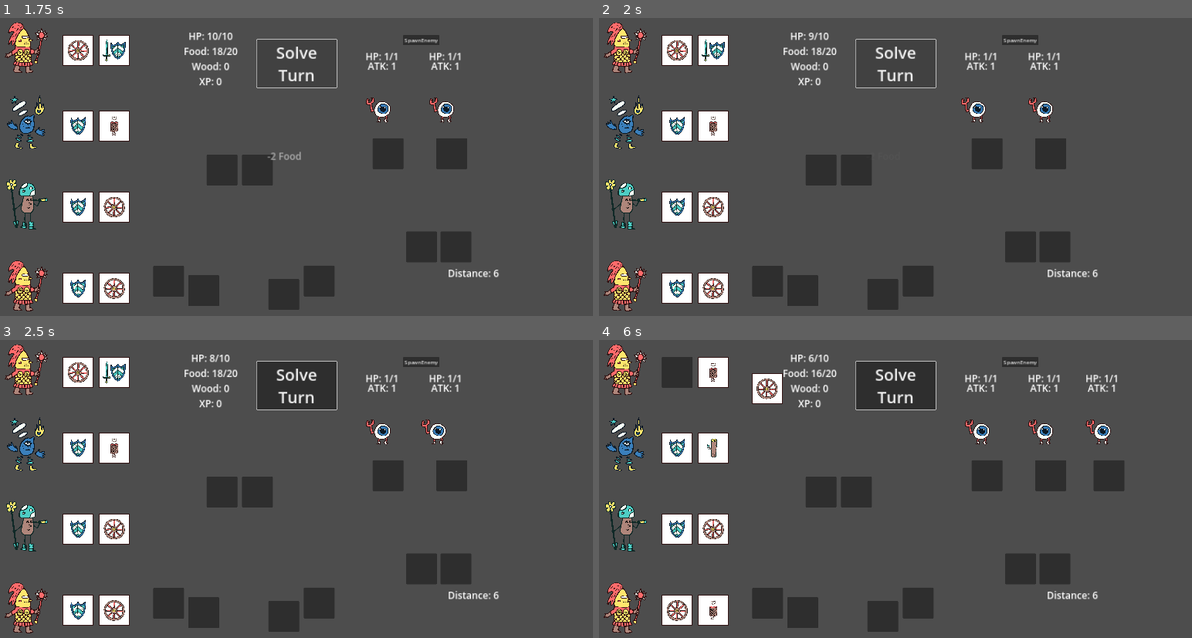
Above: before the commit, frames 1-4 (two rows, left to right).
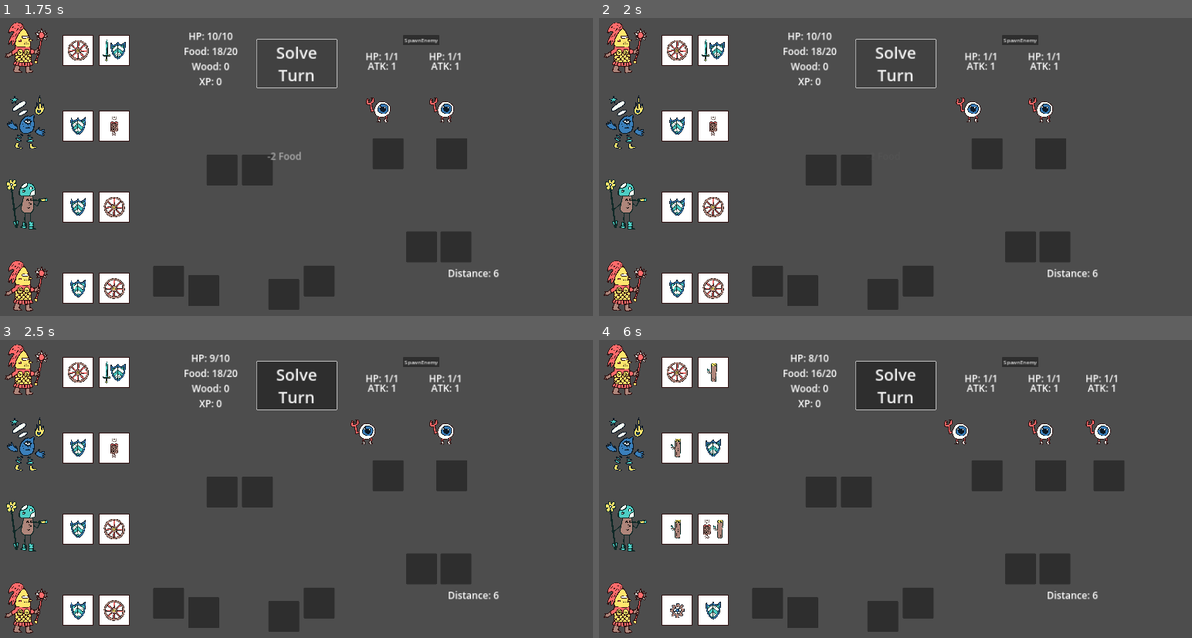
Above: after the commit, the same moments.

Repository: Sugo98/godot-77
Game: Godot game, scene res://game_logic/game_manager.tscn
Two runs of this game, one before a commit and one after it. Both use one fixed random seed, a clock stepped at 60 frames per second and the inputs below.
Inputs (mouse positions are in pixels of both pictures, inside the frame that each line leads up to):
- Up to frame 1 (1.75 s): click "START GAME" at 0.5 s; click "Solve Turn" at 1.25 s
- Up to frame 2 (2 s): no input
- Up to frame 3 (2.5 s): click "SpawnEnemy" at 2 s
- Up to frame 4 (6 s): click "SpawnEnemy" at 2.75 s; click "Solve Turn" at 3.5 s; click "SpawnEnemy" at 4.25 s; click "Solve Turn" at 5 s; drag from (676, 372) to (942, 420) at 5.77 s

Frame 1 is identical in both runs. In frame 2, 0.4% of the frame differs, in the area x 31-66%, y 4-36%; in frame 3, 0.6%; in frame 4, 2.2%, in the area x 10-66%, y 4-95%.

Commit message:
WIP on logic level

Diff:
--- a/dice_logic/dice_face.gd
+++ b/dice_logic/dice_face.gd
@@ -78,3 +78,7 @@
 		if slot.get_child_count() == 0:
 			reparent(slot)
 			return
+
+func freeze_animation():
+	var tween = get_tree().create_tween()
+	tween.tween_property(self, "modulate", Color.DODGER_BLUE ,0.2)
--- a/enemies logic/enemy.gd
+++ b/enemies logic/enemy.gd
@@ -2,6 +2,7 @@
 
 @export var data: EnemyData
 @export var hp_label: Label
+@export var ui : Control
 @export var attack_label: Label
 @export var sprite2D: Sprite2D
 @export var attack_sfx : AudioStreamPlayer
@@ -14,7 +15,8 @@
 var stun: bool
 var shield : int
 var is_alive: bool = true
-var is_hit_area : bool
+var t : float
+var tween : Tween
 
 func init(d: EnemyData) -> void:
 	data = d
@@ -24,82 +26,85 @@
 		return
 	sprite2D.texture = data.texture
 	hp = data.max_hp
+	tween = create_tween()
 	update_label()
 	eneter_animation()
 
-func reset_stats():
+func reset_turn():
+	if not is_alive:
+		queue_free()
+		return
 	turn_atk = data.attack
 	shield = data.shield
-	stun = false
-	is_hit_area = false
+	sprite2D.modulate = Color.WHITE
+	set_stun(false)
+	update_label()
 
 func update_label():
 	hp_label.text = "HP: " + str(hp) + "/" + str(data.max_hp)
 	attack_label.text = "ATK: " + str(data.attack)
 
-func inflict_damage(damage) -> bool: #return true if the enemy is killed
+func inflict_damage(damage:int, _type:String) -> bool: #return true if the enemy is killed
 	while( shield and damage):
 		shield -= 1
 		damage -= 1
+	hp -= damage
 	red_flash()
-	hp -= damage
 	update_label()
-	if hp <= 0:
-		return true
+	if hp <= 0: return true
 	return false
 
-func inflict_area_damage(damage) -> bool: #return true if the enemy is killed
-	if is_hit_area :
-		return false
-	red_flash()
-	hp -= damage
-	update_label()
-	is_hit_area = true
-	if hp <= 0:
-		return true
-	return false
 
 func freeze():
-	var tween = get_tree().create_tween()
-	tween.tween_property(sprite2D, "modulate:a",0.3,0.3)
-	tween.tween_property(sprite2D, "modulate:a",1,0.3)
+	if not tween.is_valid(): tween = create_tween()
+	tween.tween_property(sprite2D, "modulate", Color.STEEL_BLUE,t)
 
-func smoke(x:int):
-	var tween = get_tree().create_tween()
-	tween.tween_property(sprite2D, "modulate",Color.DIM_GRAY,0.3)
-	tween.tween_property(sprite2D, "modulate",Color.WHITE,0.3)
+func add_smoke(x:int):
+	if not tween.is_valid(): tween = create_tween()
+	tween.tween_property(sprite2D, "modulate",Color.DIM_GRAY,t)
+	tween.tween_property(sprite2D, "modulate",Color.WHITE,t)
 	turn_atk -= x
+	if turn_atk < 0 : set_stun(true)
+	update_label()
 
 func kill() -> void :
-	var tween = get_tree().create_tween()
-	tween.tween_property(sprite2D, "modulate:a", 0 ,1)
+	is_alive = false
+	if not tween.is_valid(): tween = create_tween()
+	tween.tween_property(sprite2D, "modulate:a", 0 ,t)
 	await tween.finished
+	#ui.hide()
 	for slot in dice_slots:
 		slot.hide()
-	queue_free()
 
 func attack() -> int:
-	if stun:
-		return 0
-	var tween = get_tree().create_tween()
-	tween.tween_property(sprite2D, "position:x", -attack_animation_x ,0.1)
-	tween.tween_property(sprite2D, "position:x", 0 ,0.1)
-	play_attack_sfx(0.1)
+	if not tween.is_valid(): tween = create_tween()
+	tween.tween_property(sprite2D, "position:x", -attack_animation_x ,t)
+	tween.tween_property(sprite2D, "position:x", 0 ,t)
+	play_attack_sfx(t)
+	await tween.step_finished
 	return turn_atk
 
 func red_flash() -> void:
-	var tween = get_tree().create_tween()
-	tween.tween_property(sprite2D, "modulate", Color.RED ,0.1)
-	tween.tween_property(sprite2D, "modulate", Color.WHITE ,0.1)
+	if not tween.is_valid(): tween = create_tween()
+	tween.tween_property(sprite2D, "modulate", Color.RED ,t/3)
+	tween.tween_property(sprite2D, "modulate", Color.WHITE , t/3)
 
 func eneter_animation() -> void:
 	sprite2D.position.x = 50
 	sprite2D.modulate.a = 0
-	var tween = get_tree().create_tween()
-	tween.tween_property(sprite2D, "position:x", 0 ,0.1)
-	tween.parallel().tween_property(sprite2D, "modulate:a", 1 ,0.15)
+	if not tween.is_valid(): tween = create_tween()
+	tween.tween_property(sprite2D, "position:x", 0 ,t)
+	tween.parallel().tween_property(sprite2D, "modulate:a", 1 ,t)
 
 func play_attack_sfx(delay : float):
 	await get_tree().create_timer(delay).timeout
 	attack_sfx.pitch_scale = randf_range(0.6,1.2)
 	attack_sfx.play()
+
+func set_stun(value : bool) -> void:
+	stun = value
+
+func can_attack(slot) -> bool:
+	return (is_alive and
+			slot == dice_slots.back() and
+			not stun)
--- a/enemies logic/enemy.tscn
+++ b/enemies logic/enemy.tscn
@@ -5,10 +5,11 @@
 
 [sub_resource type="CompressedTexture2D" id="CompressedTexture2D_h7076"]
 
-[node name="Enemy" type="Node2D" node_paths=PackedStringArray("hp_label", "attack_label", "sprite2D", "attack_sfx")]
+[node name="Enemy" type="Node2D" node_paths=PackedStringArray("hp_label", "ui", "attack_label", "sprite2D", "attack_sfx")]
 script = ExtResource("2_xixe7")
-hp_label = NodePath("HPLabel")
-attack_label = NodePath("AttackLabel")
+hp_label = NodePath("UI/HPLabel")
+ui = NodePath("UI")
+attack_label = NodePath("UI/AttackLabel")
 sprite2D = NodePath("Sprite2D")
 attack_sfx = NodePath("AttackSFX")
 
@@ -17,13 +18,20 @@
 scale = Vector2(0.3, 0.3)
 texture = SubResource("CompressedTexture2D_h7076")
 
-[node name="HPLabel" type="Label" parent="."]
+[node name="UI" type="Control" parent="."]
+layout_mode = 3
+anchors_preset = 0
+offset_right = 40.0
+offset_bottom = 40.0
+
+[node name="HPLabel" type="Label" parent="UI"]
+layout_mode = 1
 anchors_preset = 5
 anchor_left = 0.5
 anchor_right = 0.5
-offset_left = -47.0
+offset_left = -67.0
 offset_top = -217.0
-offset_right = 48.0
+offset_right = 28.0
 offset_bottom = -175.0
 grow_horizontal = 2
 size_flags_horizontal = 4
@@ -32,13 +40,14 @@
 "
 horizontal_alignment = 1
 
-[node name="AttackLabel" type="Label" parent="."]
+[node name="AttackLabel" type="Label" parent="UI"]
+layout_mode = 1
 anchors_preset = 5
 anchor_left = 0.5
 anchor_right = 0.5
-offset_left = -44.0
+offset_left = -64.0
 offset_top = -187.0
-offset_right = 45.0
+offset_right = 25.0
 offset_bottom = -145.0
 grow_horizontal = 2
 size_flags_horizontal = 4
--- a/game_logic/basic_level_logic.gd
+++ b/game_logic/basic_level_logic.gd
@@ -28,7 +28,7 @@
 @export var enemy_scene : PackedScene
 var heroes_manager : HeroesManager
 var active_enemies : Dictionary
-var basic_wait_time : float = 0.5
+var t : float = 0.5 # basic_wait_time
 
 var data : LevelData
 var road : int
@@ -92,24 +92,24 @@
 
 func solve_turn():
 	blocker.show()
-	basic_wait_time = Utils.basic_wait_time
+	set_basic_wait_time()
 	await solve_hunger()
 	await solve_wood_slots()
 	await solve_food_slots()
 	await solve_caravan_slots()
 	await solve_enemies_slots()
 	await solve_road_slots()
-	reset_turn()
 	if check_end():
 		await next_level()
 	else:
+		reset_turn()
 		await update_danger()
 	blocker.hide()
 
 func solve_hunger():
 	heroes_manager.eat(Global.food_consumption)
 	Utils.create_text_feedback("-" + str(Global.food_consumption) +" Food", heroes_manager.caravan_position)
-	await wait_time(basic_wait_time)
+	await wait_time(t)
 
 func solve_wood_slots():
 	for slot:DiceSlot in wood_slots:
@@ -121,11 +121,11 @@
 		Utils.create_text_feedback("+" + str(x) +" Wood", slot.global_position)
 		heroes_manager.increase_wood(x)
 		if face.data.carrot:
-			await wait_time(basic_wait_time/2)
+			await wait_time(t/2)
 			Utils.create_text_feedback("+" + str(1) +" Food", slot.global_position)
 			heroes_manager.increase_food(1)
 		face.hide()
-		await wait_time(basic_wait_time)
+		await wait_time(t)
 
 func solve_food_slots():
 	for slot:DiceSlot in food_slots:
@@ -137,7 +137,7 @@
 		Utils.create_text_feedback("+" + str(x) +" Food", slot.global_position)
 		face.hide()
 		heroes_manager.increase_food(x)
-		await wait_time(basic_wait_time)
+		await wait_time(t)
 
 func solve_caravan_slots():
 	for slot:DiceSlot in caravan_slots:
@@ -156,30 +156,25 @@
 		if face.data.wheel:
 			face.hide()
 			heroes_manager.repair(face.data.wheel, face.data.wood_discount, slot.global_position)
-		await wait_time(basic_wait_time)
+		await wait_time(t)
 
 func solve_enemies_slots():
 	if there_is_wall_ice():
-		await freeze_all_enemies()
+		await freeze_everything()
+		return
 	await solve_area_effects()
-	for slot:DiceSlot in enemy_slots:
-		if not active_enemies.has(slot): #if there is no enemy skip
-			continue
+	await solve_single_enemy_slots()
+
+func solve_single_enemy_slots():
+	print(active_enemies)
+	for slot in active_enemies:
 		var enemy : Enemy = active_enemies[slot]
 		if slot.get_child_count(): #if there is a dice
 			var face = slot.get_child(0)
 			await resolve_attack_dice(face, enemy)
-		if enemy:
-			if enemy.is_alive and slot == enemy.dice_slots.back(): #counter_attack
-				var dmg = enemy.attack()
-				if dmg:
-					heroes_manager.suffer_damage(dmg)
-				check_spikes(enemy)
-				if enemy.is_alive and not enemy.stun:
-					await enemy_steal(enemy)
-		await wait_time(basic_wait_time)
-	for slot in active_enemies:
-		active_enemies[slot].reset_stats()
+		#counter_attack
+		if enemy.can_attack(slot) : await enemy_attack(enemy)
+		print(active_enemies)
 
 func solve_road_slots():
 	var obstacle = data.road_obstacle
@@ -193,7 +188,7 @@
 		if data.broken_bridge:
 			var c = bridge_discounted_cost if face.data.wood_discount else bridge_cost
 			is_wood_enough = heroes_manager.can_repair_bridge(c, slot.global_position)
-			await wait_time(0.25)
+			await wait_time(t)
 
 		if is_wood_enough:
 			while( obstacle and x):
@@ -204,7 +199,7 @@
 
 		face.hide()
 		print("Face Hide")
-		await wait_time(basic_wait_time)
+		await wait_time(t)
 
 func decrase_road(x):
 	road -= x
@@ -215,8 +210,9 @@
 	game_manager.go_to_next_level()
 
 func reset_turn():
-	print("Reset Turn")
 	heroes_manager.reset_turn()
+	for slot in active_enemies:
+		active_enemies[slot].reset_turn()
 
 func spawn_random_enemy():
 	if data.boss_level:
@@ -238,11 +234,11 @@
 		var pivot : Marker2D = enemy_pivots[i]
 		if pivot.get_child_count() == 0:
 			pivot.add_child(new_enemy)
-			new_enemy.reset_stats()
+			new_enemy.reset_turn()
 			enemy_slots[i].show()
 			new_enemy.dice_slots.append(enemy_slots[i])
 			active_enemies[ enemy_slots[i] ] = new_enemy
-			await wait_time(basic_wait_time)
+			await wait_time(t)
 			return
 
 func spawn_big_enemy(enemy_data : EnemyData):
@@ -250,19 +246,18 @@
 	new_enemy.init(enemy_data)
 	var size = enemy_data.size
 	enemy_pivots[0].add_child(new_enemy)
-	new_enemy.reset_stats()
+	new_enemy.reset_turn()
 	for i in range(size+1):
 		enemy_slots[i].show()
 		new_enemy.dice_slots.append(enemy_slots[i])
 		active_enemies[ enemy_slots[i] ] = new_enemy
 	new_enemy.position.x += offset_x * size
-	await wait_time(basic_wait_time)
+	await wait_time(t)
 	return
 
 func kill_enemy(enemy : Enemy):
 	var slots = enemy.dice_slots
 	heroes_manager.gain_xp(enemy.data.xp_value)
-	enemy.is_alive = false
 	await enemy.kill()
 	for slot in slots:
 		active_enemies.erase(slot)
@@ -284,12 +279,11 @@
 	return
 
 func cast_fire_ball(x:int) -> void:
-	for slot in enemy_slots:
-		if not active_enemies.has(slot): #if there is no enemy skip
-			continue
+	for slot in active_enemies:
 		var enemy : Enemy = active_enemies[slot]
-		if enemy.inflict_area_damage(x):
-			kill_enemy(enemy)
+		if enemy.dice_slots.back() == slot:
+			if enemy.inflict_damage(x, "fire"): kill_enemy(enemy)
+	await wait_time(t*4)
 
 func there_is_wall_ice() -> bool:
 	for slot:DiceSlot in enemy_slots:
@@ -297,60 +291,75 @@
 			continue
 		var face : DiceFace = slot.get_child(0)
 		if face.data.wall_ice:
+			slot.remove_child(face)
 			return true
 	return false
 
-func freeze_all_enemies() -> void:
-	for slot in active_enemies:
-		active_enemies[slot].freeze()
-	await wait_time(basic_wait_time)
+func freeze_everything() -> void:
+	for slot:DiceSlot in enemy_slots:
+		if slot.get_child_count()==0:
+			slot.get_child(0).freeze_animation()
+	for slot in active_enemies:
+		active_enemies[slot].freeze_animation()
+	await wait_time(2*t)
 	return
 
 func solve_area_effects() -> void:
-	var tot_smoke :int = 0
+	var smoke_faces : Array[DiceFace]
 	for slot:DiceSlot in enemy_slots:
 		if slot.get_child_count()==0: #if there are no dice
 			continue
 		var face : DiceFace = slot.get_child(0)
 		if face.data.smoke:
 			face.hide()
-			tot_smoke += face.data.smoke
+			smoke_faces.append(face.data.smoke)
 		if face.data.fire_ball:
 			face.hide()
-			cast_fire_ball(face.data.fire_ball)
-	# RESOLVE TOTAL
-	if tot_smoke:
+			await cast_fire_ball(face.data.fire_ball)
+			slot.remove_child(face)
+	# RESOLVE TOTAL SMOKE
+	if smoke_faces:
+		var tot_smoke :int = 0
+		for face in smoke_faces:
+			tot_smoke += face.data.smoke
+			face.get_parent().remove_child(face)
 		for slot in active_enemies:
-			active_enemies[slot].smoke(tot_smoke)
-		await wait_time(basic_wait_time)
+			var enemy : Enemy = active_enemies[slot]
+			if enemy.dice_slots.back() == slot : enemy.add_smoke(tot_smoke)
+		await wait_time(2*t)
 
 func resolve_attack_dice(face:DiceFace, enemy:Enemy) :
 	face.hide()
 	var damage = face.data.sword + face.data.jolly
 	if face.data.stun:
-		enemy.stun = true
+		enemy.set_stun(true)
 	if face.data.food:
 		Utils.create_text_feedback("+" + str(face.data.food) +" Food", face.global_position)
 		heroes_manager.increase_food(face.data.food)
-	if enemy.inflict_damage(damage):
-		kill_enemy(enemy)
-	await wait_time(basic_wait_time)
+	if enemy.inflict_damage(damage, "sword"): await kill_enemy(enemy)
+	await wait_time(t)
+
+func enemy_attack(enemy : Enemy):
+	var dmg = await enemy.attack()
+	if dmg: heroes_manager.suffer_damage(dmg)
+	check_spikes(enemy)
+	await enemy_steal(enemy)
+	await wait_time(t)
 
 func check_spikes(enemy : Enemy):
 	var spikes = heroes_manager.spikes
-	if not spikes:
-		return
-	if enemy.inflict_damage(spikes):
-		kill_enemy(enemy)
+	if not spikes: return
+	if enemy.inflict_damage(spikes, "spike"): await kill_enemy(enemy)
 
 func enemy_steal(enemy : Enemy):
 	var x = enemy.data.steal_food
 	if x:
+		await wait_time(t)
 		heroes_manager.increase_food(-x)
 		Utils.create_text_feedback("-" + str(x) +" Food", heroes_manager.caravan_position)
-		await wait_time(0.3)
 	x = enemy.data.steal_wood
 	if x:
+		await wait_time(t)
 		heroes_manager.increase_wood(-x)
 		Utils.create_text_feedback("-" + str(x) +" Wood", heroes_manager.caravan_position)
 
@@ -363,3 +372,8 @@
 func start_playng_music():
 	back_ground_music.stream = data.soundtrack
 	back_ground_music.play()
+
+func set_basic_wait_time():
+	t = Utils.basic_wait_time
+	for slot in active_enemies:
+		active_enemies[slot].t = t
